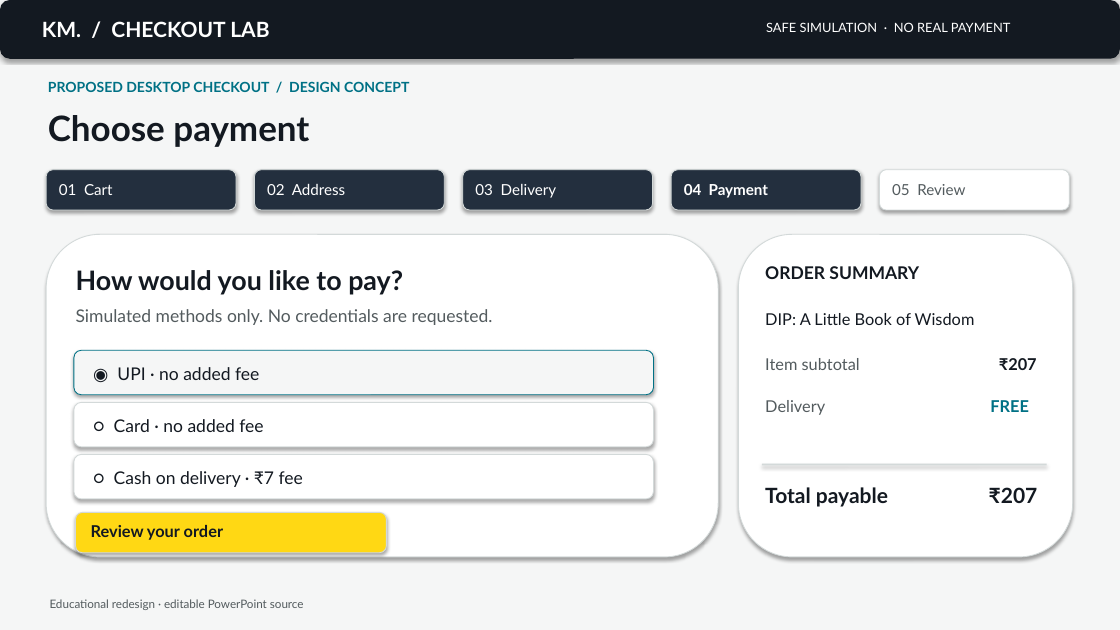
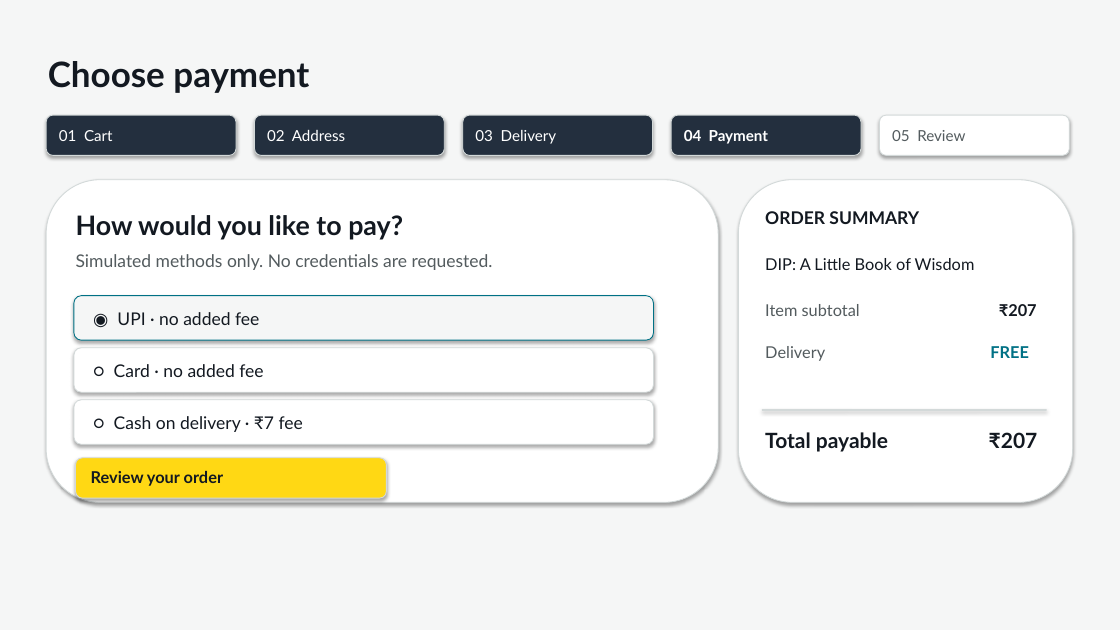
Before and after one commit to kunalmahurkar73-collab/kunalmahurkar73-collab.github.io, a slide deck: slide 4 of assignment/amazon-checkout-editable-design-source.pptx. Drawn at 1120x630 pixels with LibreOffice and Linux fonts; fonts in the diff are those of the drawing. Boxes give left, top, right and bottom in pixels: in the first picture for what was removed or moved away, otherwise in the second. Text is boxed around its words. In the diff, an @@ line names an element or a change of style, - is before the commit and + after.

Commit message:
Remove design annotations from checkout wireframes

```diff
--- a/assignment/amazon-checkout-editable-design-source.pptx
+++ b/assignment/amazon-checkout-editable-design-source.pptx
@@ rounded rectangle removed at bbox=[0, 0, 1120, 59] @@
@@ text removed at bbox=[42, 21, 269, 37] @@
-KM. / CHECKOUT LAB
@@ text removed at bbox=[766, 22, 1011, 32] @@
-SAFE SIMULATION · NO REAL PAYMENT
@@ text removed at bbox=[48, 81, 409, 92] @@
-PROPOSED DESKTOP CHECKOUT / DESIGN CONCEPT
@@ rounded rectangle: place and size @@
-rounded rectangle at bbox=[463, 170, 653, 210]
+rounded rectangle at bbox=[46, 115, 236, 155]
@@ rounded rectangle: place and size @@
-rounded rectangle at bbox=[671, 170, 861, 210]
+rounded rectangle at bbox=[255, 115, 444, 155]
@@ rounded rectangle: place and size @@
-rounded rectangle at bbox=[46, 170, 236, 210]
+rounded rectangle at bbox=[463, 115, 653, 155]
@@ rounded rectangle: place and size @@
-rounded rectangle at bbox=[255, 170, 444, 210]
+rounded rectangle at bbox=[671, 115, 861, 155]
@@ 20 texts, 6 rounded rectangles: place and size @@
-20 texts, 6 rounded rectangles at bbox=[46, 115, 1073, 557]
+20 texts, 6 rounded rectangles at bbox=[46, 61, 1073, 502]
@@ rounded rectangle: place and size @@
-rounded rectangle at bbox=[74, 455, 654, 499]
+rounded rectangle at bbox=[74, 348, 654, 392]
@@ text removed at bbox=[50, 599, 304, 610] @@
-Educational redesign · editable PowerPoint source
```
Also in this commit, not shown: 8 other slides changed, 23 other files.
